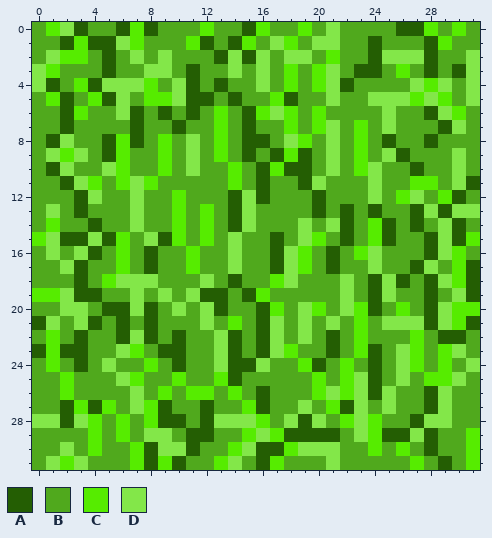
Pixel-art sprite -- images/tiles/grass_tile_tactical.png. That is the earlier state.
The file is 32x32 pixels.
Palette (. is transparent): A #245e03  B #50a91d  C #56ec00  D #83e749
Pixels before, first column x 0:
 0 BCDABBACABBBCBBACBBCBDBBBBAACBCB
 1 BBACAADCBBBCABACBDCBDDBBABBBACBB
 2 BDCCBABDBDBBBADADBDDBCBBADDDABBD
 3 DCBBBABBDDBABBDBDBCBCDBAABCBABAD
 4 DABCADDDCBDABABBDBCBCDABBBBDCDBD
 5 BCABCADBCCDAABABBCABBDBBDDDCDCBD
 6 BBACBBDABABABCBACDCBCBBBBDBBADCB
 7 BBABBBBABBABBCBABBCBCDBCBDBBBADB
 8 BADBBACABCBDBCBAABDCBDBCBABBABBB
 9 BDCDBACBBCBDBCBABACABDBCBDABBBDB
10 BADBBDCBBCBDBBCBACAABDBCDBBABBDB
11 BBADCBCDCBBBBBCBABBADBBBDBBCCBDA
12 BBBADBBDBBCBBBADABBBABBBDBCDBCAB
13 BDBABBBDBBCBCBADBBBBABABABBADADD
14 BCBBABBDBBCBCBADBBBDBDABCABABDAB
15 CDAADACBDACBCBDBBABDCBABCABBADAC
16 BDBDABCBABBCBBDBBADCBABCDBBBADCB
17 BBDABBCBABBCBBDBBADCBABBDBBADBCA
18 BBBABCDDDBBBDBABBCDBBBDBADABADCA
19 CCDAABBDBDBDAABACBBBBBDBADBBABDA
20 BBDDBAADABDBDABBACBDCBDCABCBADCC
21 ADBDABABABBBDBCBADBDBDBCBDDDADCA
22 BCBABBADABABBDABADBDBABCBBBCBAAB
23 ACAABBDCBAABBDABADCBBABCABDCBCDB
24 BCBABDBBCBABBDAADBBCABCBABDCBCBD
25 BBCBBBDCBBCBBCABBBBBCBCDABDBCCDB
26 BBCBBBBDBCBCCBCBABBBCDCDADBBADBB
27 BBACACBDCABBABBCABBDBCADBDBBADBB
28 DDADCBCBCAABADDDCBDADBCDCBBADDBB
29 BBBBCBCBDDBAABBCDCAAAABDCAADABBC
30 BBDBCBBCADDABBCDAACDDDBBCBCBABBC
31 BDCDBBBCACABBCDBACBBBDBBBBBCBABC
Now the later version:
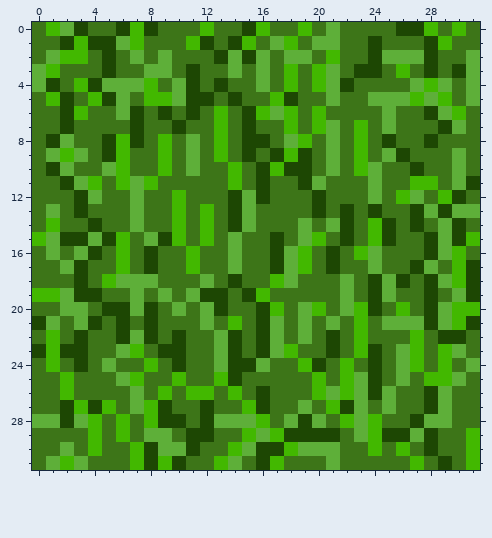
Changes in this commit:
colour A: #245e03 -> #1d4703
colour B: #50a91d -> #3d7518
colour C: #56ec00 -> #42b800
colour D: #83e749 -> #5eaf39
Changed places in both pictures, as pixel boxes (x1, y1, x2, y2):
changed: (32, 22, 480, 470)
